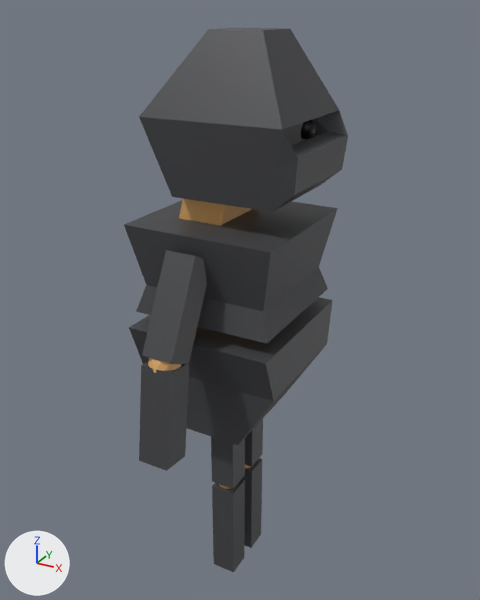
The Blender file Assets/Prefab/enemyFMP.blend as it was, and as the next commit left it.
Camera for both pictures: a 50 mm lens placed at (19.8, -34.9, 19.0), pointed at (-0.1, 1.2, 0.9). The lights are fixed; the arrows at lower left show +X, +Y and +Z.

Before the edit, the objects in view are built like this:
```python
ob_head = bpy.data.objects.new('head', me_cube_001)
ob_head.location = (0.51, 0.36, 13.31)
ob_head.rotation_euler = (0.0, 0.0, 1.571)  # degrees (0, 0, 90)
ob_head.scale = (4.58, 4.5, 4.59)
ob_hip2 = bpy.data.objects.new('hip2', me_cube_005)
ob_hip2.location = (0.19, 0.02, -3.23)
ob_hip2.scale = (4.84, -5.12, 3.7)
ob_neck = bpy.data.objects.new('neck', me_cube_002)
ob_neck.location = (-0.65, 0.42, 9.13)
ob_neck.rotation_euler = (0.26, 0.0, 1.571)  # degrees (15, 0, 90)
ob_neck.scale = (2.39, 1.43, 2.6)
ob_topleg2 = bpy.data.objects.new('topleg2', me_cube_006)
ob_topleg2.parent = ob_hip2
ob_topleg2.location = (0.308, 1.534, -8.367)
ob_topleg2.scale = (0.87, 0.86, 3.69)
ob_torso = bpy.data.objects.new('torso', me_cube_003)
ob_torso.location = (0.11, 0.2, 3.29)
ob_torso.scale = (5.54, 5.54, 5.54)
# also in view: 'leg2.001' at (0.3, 1.5, -16.2); 'Arm.003' at (-0.4, -7.7, -3.0); 'Arm.002' at (-0.4, -5.8, 3.0); 'topleg1' at (0.3, -1.3, -8.4); 'leg1.001' at (0.3, -1.3, -16.2)
```
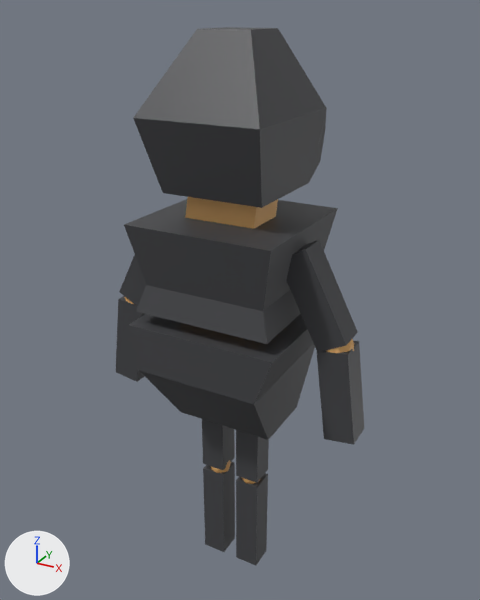
What differs and where, as boxes (x1, y1, x2, y2) in the pictures (480 x 600 px):
```json
{"object": "head", "change": "moved, turned", "before": [139, 28, 348, 212], "after": [133, 27, 327, 208]}
{"object": "torso", "change": "turned", "before": [124, 200, 338, 344], "after": [124, 199, 338, 344]}
{"object": "hip2", "change": "turned", "before": [129, 297, 333, 445], "after": [128, 314, 315, 440]}
{"object": "Arm.002", "change": "turned", "before": [142, 250, 207, 364], "after": [287, 240, 358, 352]}
{"object": "Arm.003", "change": "turned", "before": [139, 362, 189, 471], "after": [317, 341, 364, 445]}
{"object": "leg1.001", "change": "turned", "before": [212, 479, 245, 572], "after": [236, 473, 268, 565]}
{"object": "leg2.001", "change": "turned", "before": [242, 458, 262, 548], "after": [203, 461, 235, 552]}
{"object": "topleg1", "change": "turned", "before": [211, 437, 245, 489], "after": [236, 430, 269, 483]}
{"object": "neck", "change": "moved, turned", "before": [179, 199, 251, 226], "after": [185, 197, 278, 229]}
{"object": "topleg2", "change": "turned", "before": [245, 419, 263, 467], "after": [202, 419, 235, 470]}
{"object": "Arm.001", "change": "turned", "after": [116, 296, 145, 382], "on screen": "not visible before"}
{"object": "Arm", "change": "turned", "after": [119, 255, 146, 306], "on screen": "not visible before"}
{"object": "support hand 1.001", "change": "turned", "before": [148, 358, 181, 373], "after": [326, 339, 354, 353]}
{"object": "Sphere", "change": "moved, turned", "before": [301, 120, 316, 139], "on screen": "not visible afterwards"}
{"object": "knee2", "change": "turned", "before": [245, 465, 251, 468], "after": [211, 460, 231, 473]}
{"object": "knee1", "change": "turned", "before": [219, 484, 232, 489], "after": [241, 477, 259, 484]}
{"object": "support hand 1", "change": "turned", "after": [125, 297, 134, 304], "on screen": "not visible before"}
```

The change, as JSON lines over the scene's bpy script:
```json
{"op": "set", "path": "ob_head.location", "old": "(0.51, 0.36, 13.31)", "new": "(-0.02, 0.36, 13.31)"}
{"op": "set", "path": "ob_head.rotation_euler", "old": "(0.0, 0.0, 1.571)", "new": "(0.0, 0.0, 3.142)", "note": "degrees (0, 0, 90) -> degrees (0, 0, 180)"}
{"op": "set", "path": "ob_neck.location", "old": "(-0.65, 0.42, 9.13)", "new": "(-0.04, 0.42, 9.13)"}
{"op": "set", "path": "ob_neck.rotation_euler", "old": "(0.26, 0.0, 1.571)", "new": "(0.26, 0.0, 3.142)", "note": "degrees (15, 0, 90) -> degrees (15, 0, 180)"}
{"op": "set", "path": "ob_torso.rotation_euler", "old": "(0.0, 0.0, 0.0)", "new": "(0.0, 0.0, 1.571)", "note": "degrees (0, 0, 0) -> degrees (0, 0, 90)"}
{"op": "set", "path": "ob_hip2.rotation_euler", "old": "(0.0, 0.0, 0.0)", "new": "(0.0, 0.0, 1.571)", "note": "degrees (0, 0, 0) -> degrees (0, 0, 90)"}
```
